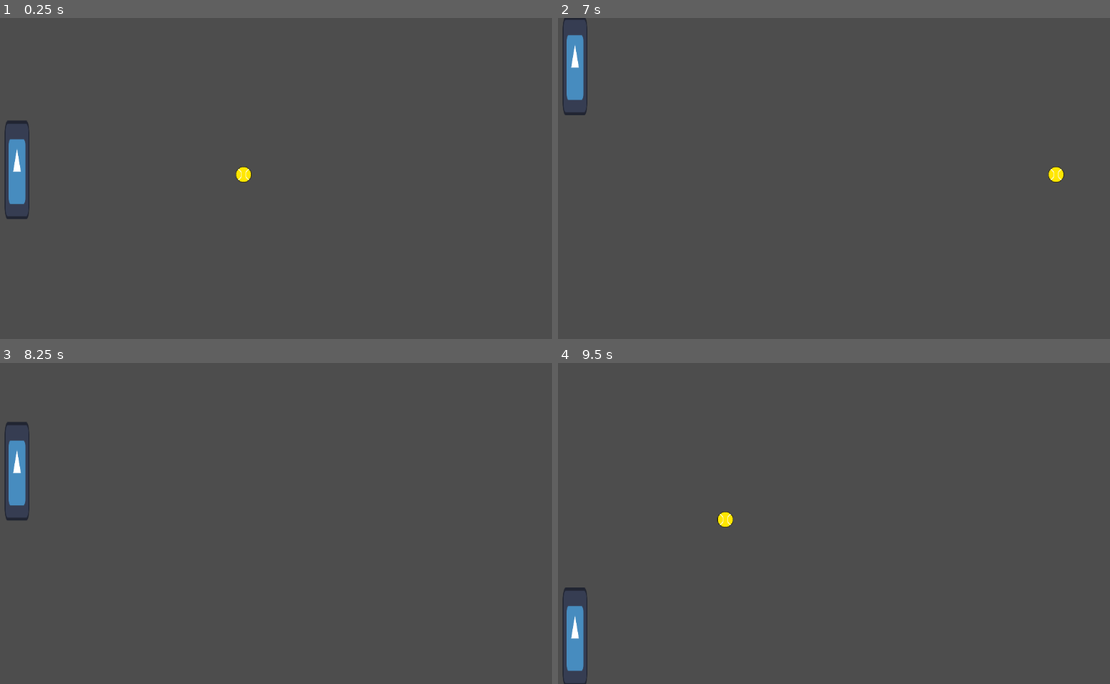
Above: before the commit, frames 1-4 (two rows, left to right).
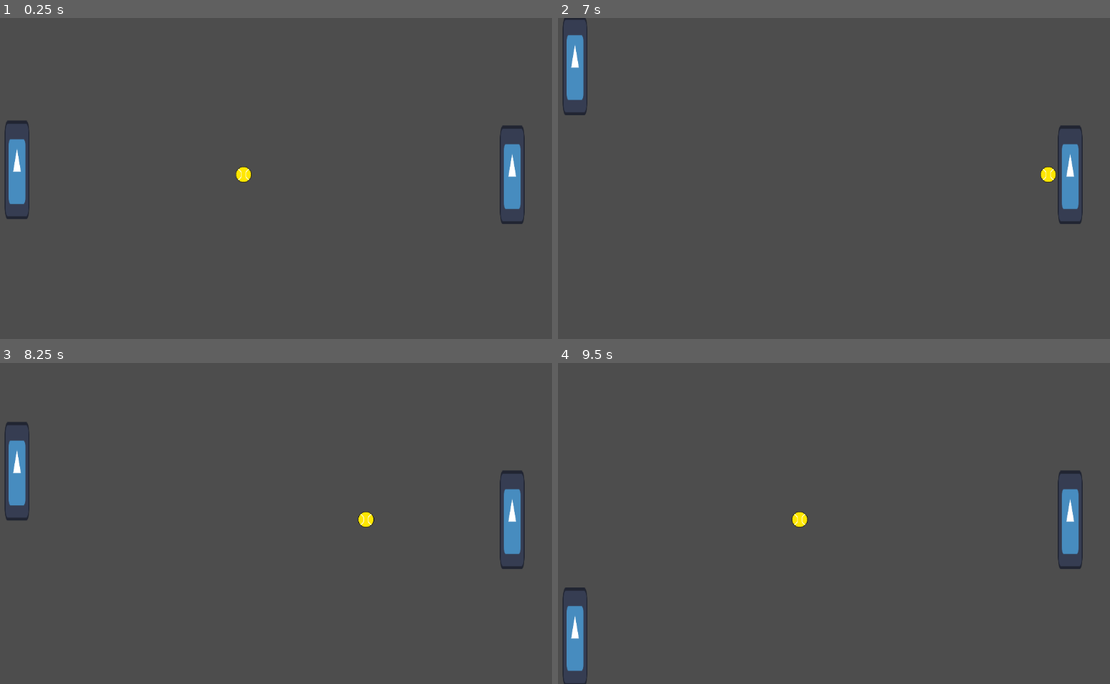
Above: after the commit, the same moments.

Repository: Ejhilton/ping_pong_godot
Game: Godot game, scene res://scenes/game.tscn
Two runs of this game, one before a commit and one after it. Both use one fixed random seed, a clock stepped at 60 frames per second and the inputs below. The engine's default icon, where the game draws it, is replaced by a stand-in: a white triangle on a blue panel in a dark square.
Inputs:
- Up to frame 1 (0.25 s): no input
- Up to frame 2 (7 s): hold W (move_up, bound only before the commit) 0.53-1.28 s; hold S (move_down, bound only before the commit) 1.28-2.03 s; hold W (move_up, bound only before the commit) 2.03-3.53 s; hold S (move_down, bound only before the commit) 3.53-5.78 s; hold W (move_up, bound only before the commit) from 5.78 s (still down)
- Up to frame 3 (8.25 s): release W (move_up, bound only before the commit) at 8.03 s; hold S (move_down, bound only before the commit) from 8.03 s (still down)
- Up to frame 4 (9.5 s): keep holding S (move_down, bound only before the commit)

The runs differ from the first frame. In frame 1, 0.9% of the frame differs, in the area x 90-96%, y 33-65%; in frame 2, 1.0%; in frame 3, 1.0%; in frame 4, 1.1%, in the area x 28-96%, y 33-65%.

Commit message:
Added second player, multiplayer controls

Diff:
--- a/project.godot
+++ b/project.godot
@@ -21,16 +21,24 @@
 
 [input]
 
-move_up={
+move_up_1={
 "deadzone": 0.5,
 "events": [Object(InputEventKey,"resource_local_to_scene":false,"resource_name":"","device":-1,"window_id":0,"alt_pressed":false,"shift_pressed":false,"ctrl_pressed":false,"meta_pressed":false,"pressed":false,"keycode":0,"physical_keycode":87,"key_label":0,"unicode":119,"echo":false,"script":null)
-, Object(InputEventKey,"resource_local_to_scene":false,"resource_name":"","device":-1,"window_id":0,"alt_pressed":false,"shift_pressed":false,"ctrl_pressed":false,"meta_pressed":false,"pressed":false,"keycode":0,"physical_keycode":4194320,"key_label":0,"unicode":0,"echo":false,"script":null)
 ]
 }
-move_down={
+move_down_1={
 "deadzone": 0.5,
 "events": [Object(InputEventKey,"resource_local_to_scene":false,"resource_name":"","device":-1,"window_id":0,"alt_pressed":false,"shift_pressed":false,"ctrl_pressed":false,"meta_pressed":false,"pressed":false,"keycode":0,"physical_keycode":83,"key_label":0,"unicode":115,"echo":false,"script":null)
-, Object(InputEventKey,"resource_local_to_scene":false,"resource_name":"","device":-1,"window_id":0,"alt_pressed":false,"shift_pressed":false,"ctrl_pressed":false,"meta_pressed":false,"pressed":false,"keycode":0,"physical_keycode":4194322,"key_label":0,"unicode":0,"echo":false,"script":null)
+]
+}
+move_up_2={
+"deadzone": 0.5,
+"events": [Object(InputEventKey,"resource_local_to_scene":false,"resource_name":"","device":-1,"window_id":0,"alt_pressed":false,"shift_pressed":false,"ctrl_pressed":false,"meta_pressed":false,"pressed":false,"keycode":0,"physical_keycode":4194320,"key_label":0,"unicode":0,"echo":false,"script":null)
+]
+}
+move_down_2={
+"deadzone": 0.5,
+"events": [Object(InputEventKey,"resource_local_to_scene":false,"resource_name":"","device":-1,"window_id":0,"alt_pressed":false,"shift_pressed":false,"ctrl_pressed":false,"meta_pressed":false,"pressed":false,"keycode":0,"physical_keycode":4194322,"key_label":0,"unicode":0,"echo":false,"script":null)
 ]
 }
 
--- a/scenes/game.tscn
+++ b/scenes/game.tscn
@@ -16,6 +16,10 @@
 unique_name_in_owner = true
 position = Vector2(76, 307)
 
+[node name="player2" parent="." instance=ExtResource("1_mt81c")]
+position = Vector2(1072, 317)
+playerID = 2
+
 [node name="ball" parent="." instance=ExtResource("2_pyiwe")]
 position = Vector2(580, 316)
 gravity_scale = 0.0
--- a/scripts/game_manager.gd
+++ b/scripts/game_manager.gd
@@ -9,4 +9,4 @@
 		print("player 1: " + str(p1_score))
 	else:
 		p2_score += 1
-		print(p2_score)
+		print("player 2: " + str(p2_score))
--- a/scripts/player.gd
+++ b/scripts/player.gd
@@ -1,7 +1,7 @@
 extends RigidBody2D
 
 const SPEED = 10
-
+@export var playerID = 1
 # Called when the node enters the scene tree for the first time.
 func _ready():
 	pass # Replace with function body.
@@ -13,7 +13,7 @@
 
 func _physics_process(delta):
 
-	var direction = Input.get_axis("move_up", "move_down")
+	var direction = Input.get_axis("move_up_" + str(playerID),"move_down_" + str(playerID))
 
 	if direction:
 		linear_velocity.y = direction * SPEED
